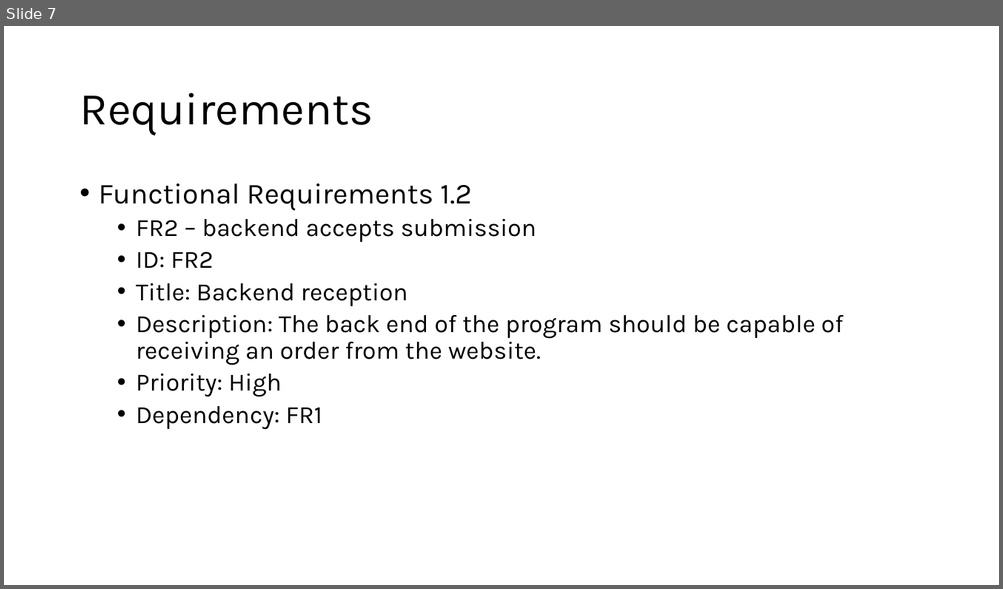
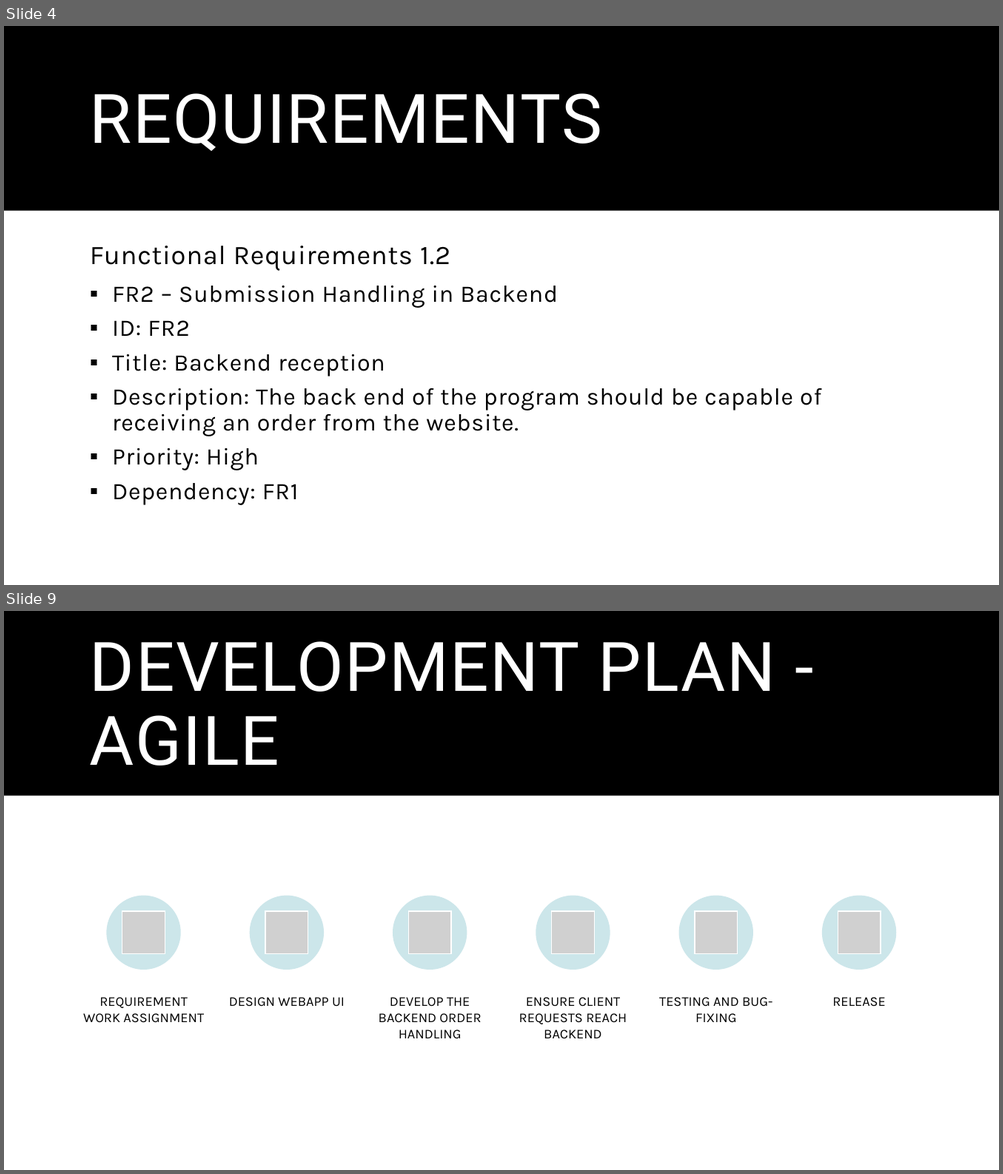
Before and after one commit to SeanStaley21/CSE-350-Team23, a slide deck: homeworks/Homework 1/Homework 1.pptx. Shown one above the other, each under a label of ours: slide 7 before the commit, slides 4 and 9 after it; the slides between them are not shown. The pictures are 1003x589 and 1003x1174 pixels, drawn with LibreOffice and Linux fonts; fonts in the diff are those of the drawing; grey boxes stand for pictures. Boxes give left, top, right and bottom in pixels: in the first picture for what was removed or moved away, otherwise in the second. Text is boxed around its words. In the diff, an @@ line names an element or a change of style, - is before the commit and + after.

```diff
--- a/homeworks/Homework 1/Homework 1.pptx
+++ b/homeworks/Homework 1/Homework 1.pptx
@@ slide 9 added at bbox=[4, 611, 999, 1170], background #FFFFFF; not listed: 1 template element that a slide beside it also shows @@
@@ title added at bbox=[90, 641, 775, 766], 66 pt, text #FFFFFF @@
+DEVELOPMENT PLAN - AGILE
@@ group added at bbox=[83, 896, 896, 1039]: 6 ellipses, 6 pictures, 6 texts @@
+REQUIREMENT WORK ASSIGNMENT
+DESIGN WEBAPP UI
+DEVELOP THE BACKEND ORDER HANDLING
+ENSURE CLIENT REQUESTS REACH BACKEND
+TESTING AND BUG-FIXING
+RELEASE
@@ what was slide 7 is now slide 4 @@
@@ slide 4 changed as well @@
@@ rectangle added at bbox=[4, 26, 999, 211], fill #000000 @@
@@ title at bbox=[90, 93, 602, 151]: text changed; size 44 to 66 pt; font Karla to Roboto; text colour #000000 to #FFFFFF @@
-Requirements
+REQUIREMENTS
@@ text "Functional Requirements 1.2": place and size @@
-text "Functional Requirements 1.2" at bbox=[99, 184, 843, 430]
+text "Functional Requirements 1.2" at bbox=[90, 246, 821, 506]
@@ text at bbox=[90, 246, 821, 506]: size 28 to 26 pt in "Functional Requirements 1.2"; letter spacing 0 to 0.5 pt in "Functional Requirements 1.2", "ID: FR2", "Title: Backend reception", "Description: The back end of the program ..." and 2 more places; size 24 to 23 pt in "ID: FR2", "Title: Backend reception", "Description: The back end of the program ...", "Priority: High" and 1 more places; bullet • to none; line spacing 0.9 to 0.91; more space between paragraphs; bullet • to ▪ @@
@@ text at bbox=[112, 286, 558, 308]: text changed; size 24 to 23 pt @@
-  • FR2 – backend accepts submission
+  ▪ FR2 – Submission Handling in Backend
```
Also in this commit, not shown: 5 other slides changed, 4 other slides added, 5 slides removed, 1 other file.
